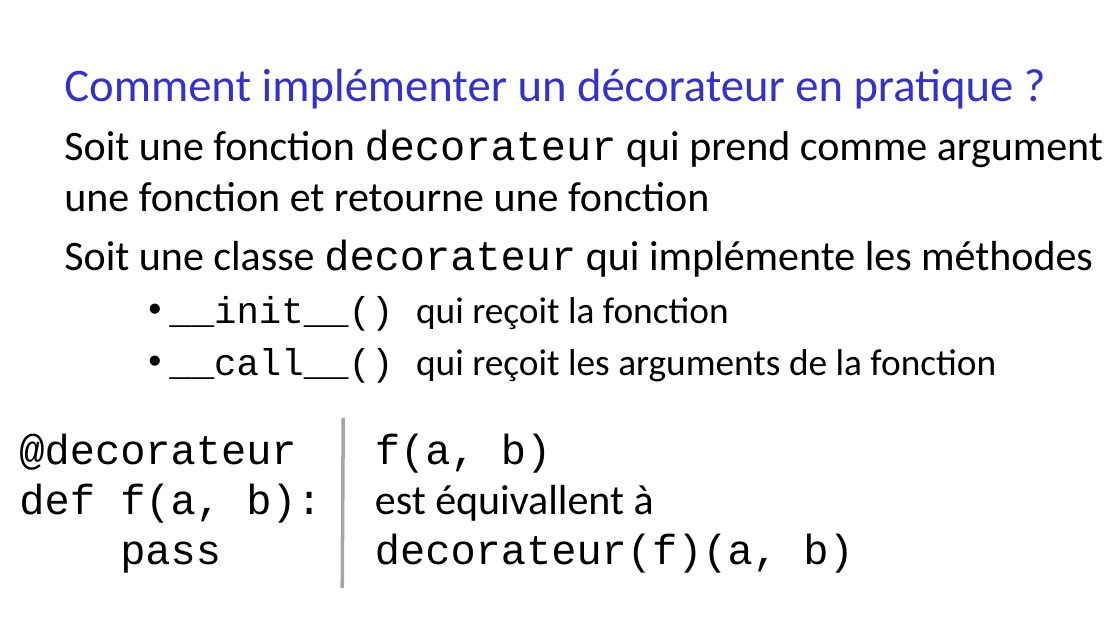
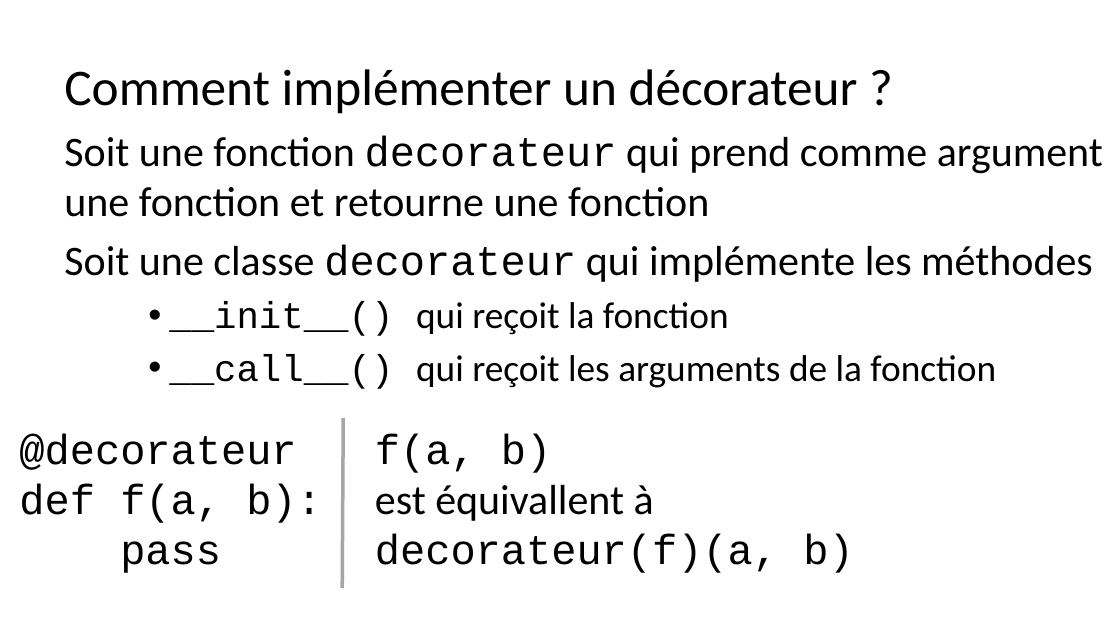
Before and after one commit to parmentelat/flotpython-archive, a slide deck: slide 5 of semaine7/CO12AL-W7-VIDEO02-SLIDE01.pptx. Drawn at 1120x630 pixels with LibreOffice and Linux fonts; fonts in the diff are those of the drawing. Boxes give left, top, right and bottom in pixels: in the first picture for what was removed or moved away, otherwise in the second. Text is boxed around its words. In the diff, an @@ line names an element or a change of style, - is before the commit and + after.

```diff
--- a/semaine7/CO12AL-W7-VIDEO02-SLIDE01.pptx
+++ b/semaine7/CO12AL-W7-VIDEO02-SLIDE01.pptx
@@ text at (64,69,858,114): text changed; size 40 to 44 pt; text colour #3333CC to #000000 @@
-Comment implémenter un décorateur en pratique ?
+Comment implémenter un décorateur ?
```
Also in this commit, not shown: 2 other slides changed.
